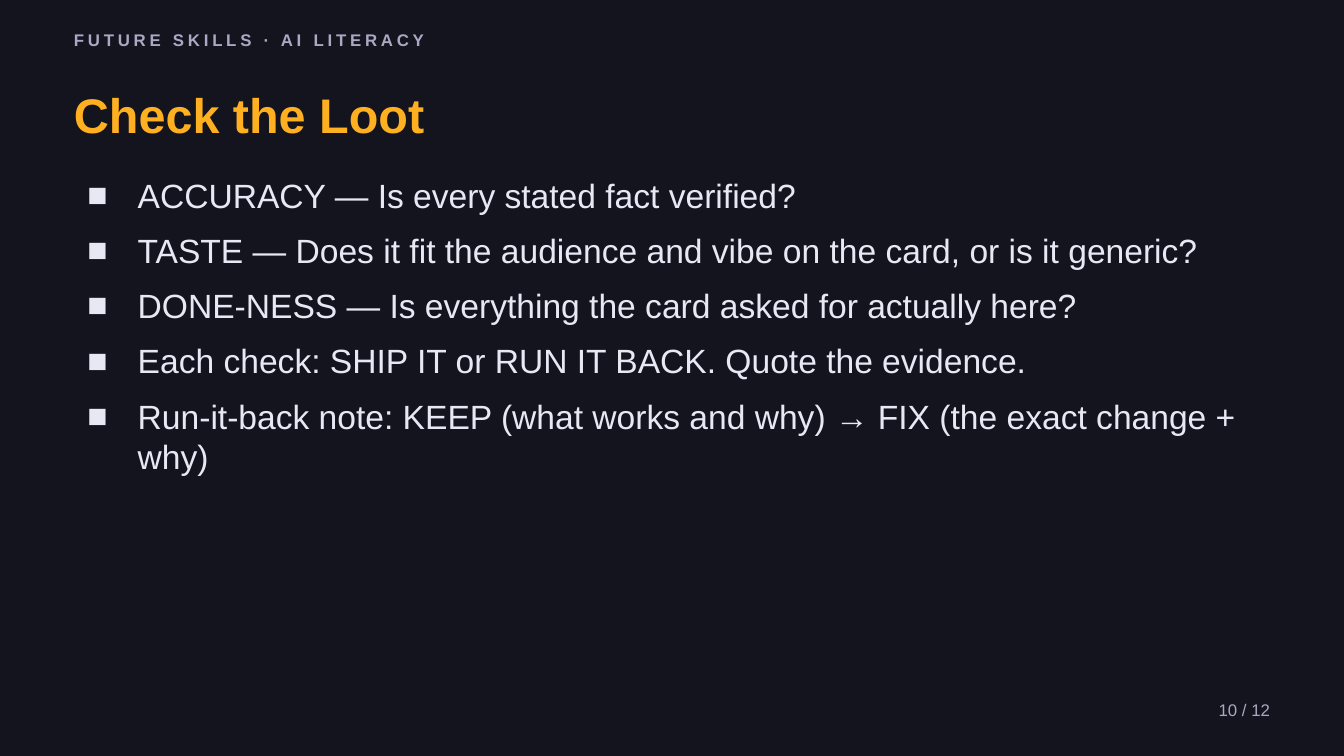
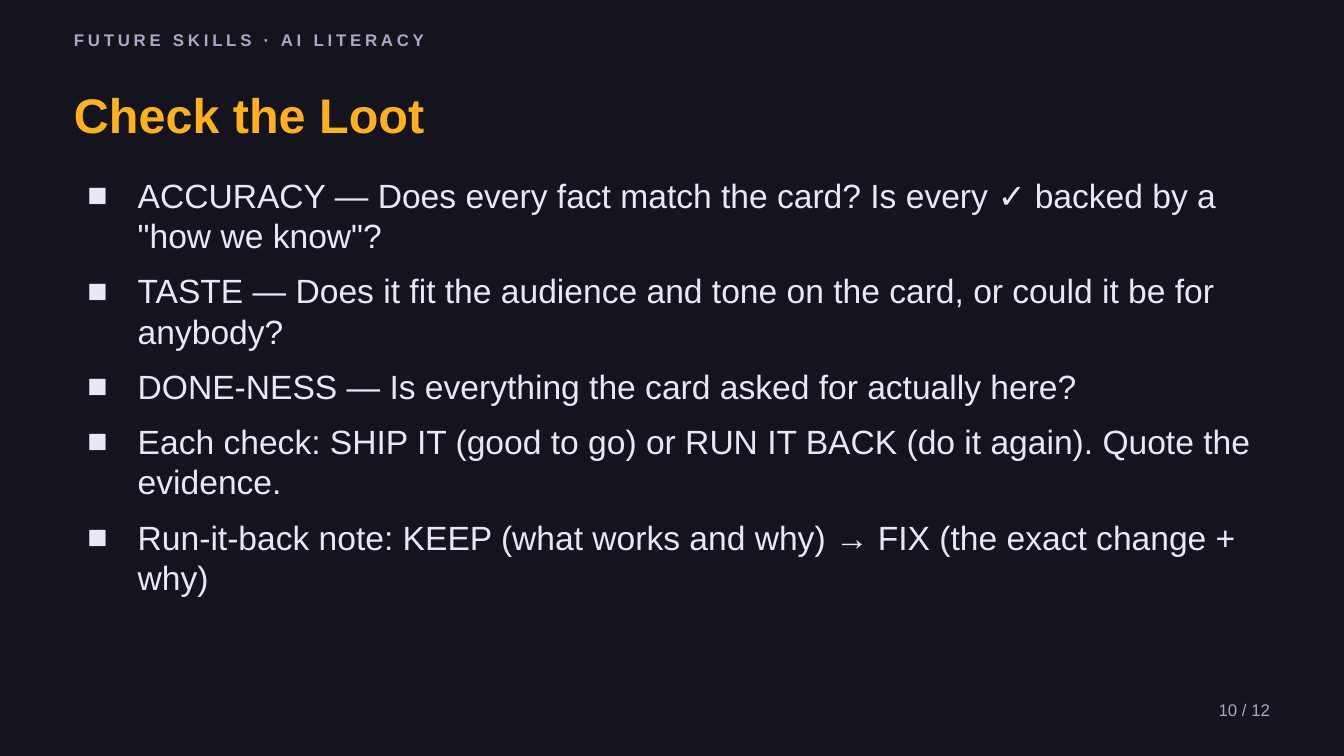
Before and after one commit to phiunit/tptphi, a slide deck: slide 10 of products/ai-agent-intern/dist/Lead Your AI Squad - Slides.pptx. Drawn at 1344x756 pixels with LibreOffice and Linux fonts; fonts in the diff are those of the drawing. Boxes give left, top, right and bottom in pixels: in the first picture for what was removed or moved away, otherwise in the second. Text is boxed around its words. In the diff, an @@ line names an element or a change of style, - is before the commit and + after.

```diff
--- a/products/ai-agent-intern/dist/Lead Your AI Squad - Slides.pptx
+++ b/products/ai-agent-intern/dist/Lead Your AI Squad - Slides.pptx
@@ text at [138,183,1216,350]: text changed @@
-■ ACCURACY — Is every stated fact verified?
-■ TASTE — Does it fit the audience and vibe on the card, or is it generic?
+■ ACCURACY — Does every fact match the card? Is every ✓ backed by a "how we know"?
+■ TASTE — Does it fit the audience and tone on the card, or could it be for anybody?
@@ text at [138,429,1250,495]: text changed @@
-■ Each check: SHIP IT or RUN IT BACK. Quote the evidence.
+■ Each check: SHIP IT (good to go) or RUN IT BACK (do it again). Quote the evidence.
```
Also in this commit, not shown: 7 other slides changed, 30 other files.
